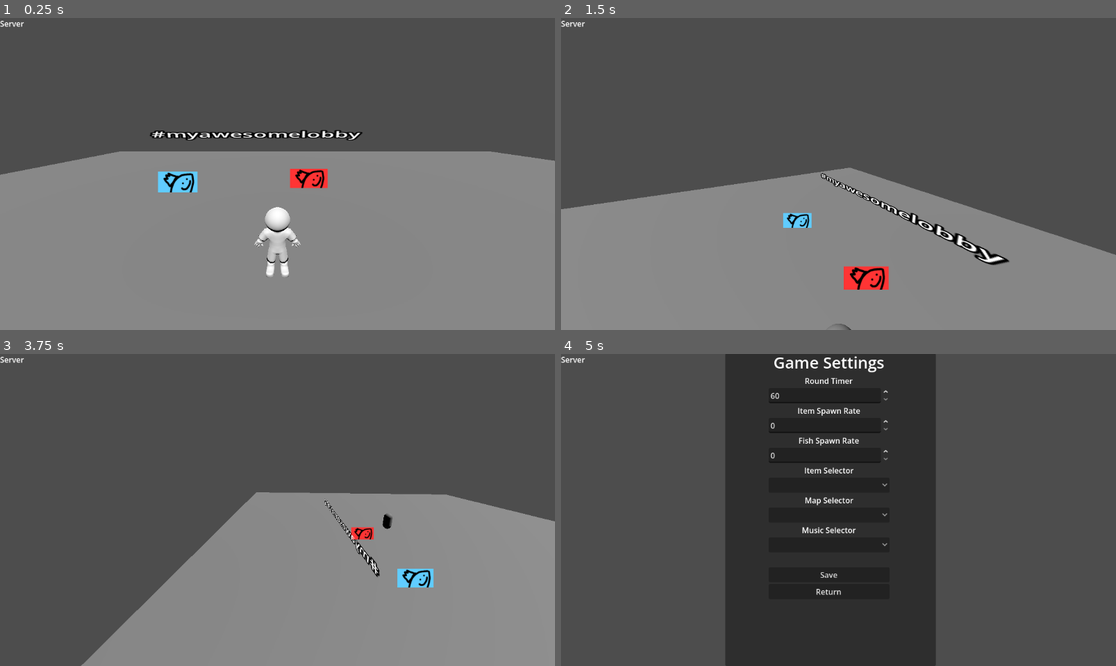
Above: before the commit, frames 1-4 (two rows, left to right).
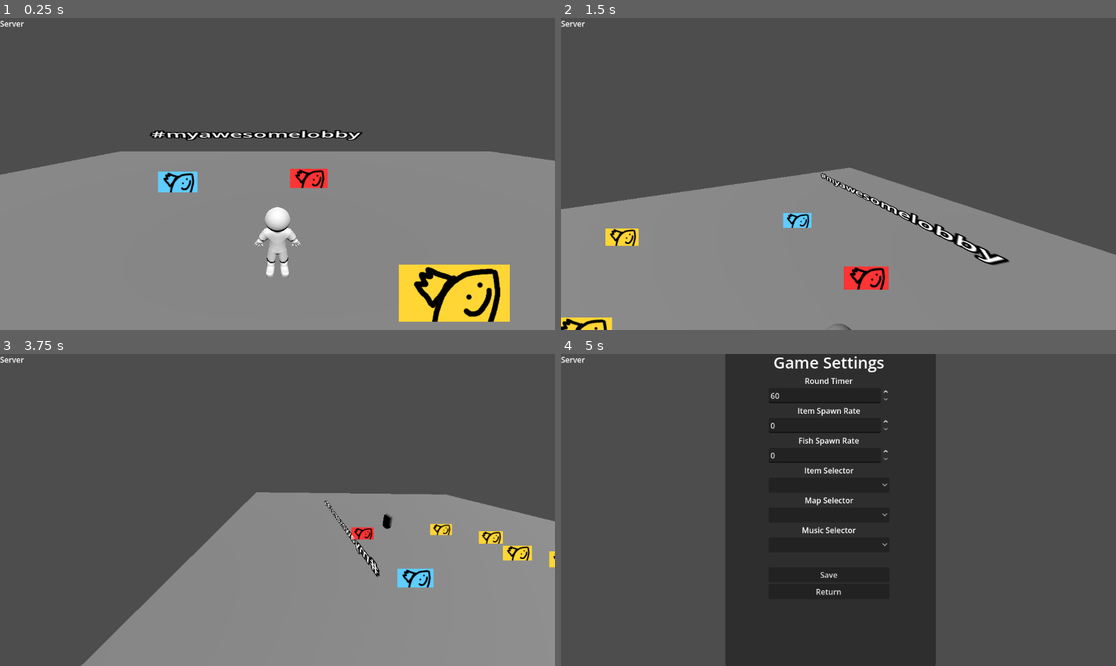
Above: after the commit, the same moments.

Repository: gmuGADIG/King-Fisher
Game: Godot game, scene res://world/lobby/lobby.tscn
Same seed, same stepped clock (60 frames per second), same inputs: the game is played once before the commit and once after it. This scene is started directly instead of the project's main scene.
Inputs (mouse positions are in pixels of both pictures, inside the frame that each line leads up to):
- Up to frame 1 (0.25 s): no input
- Up to frame 2 (1.5 s): tap Enter at 0.5 s; move the mouse to (866, 174) at 0.52 s; hold \ (print_players) 0.53-1.28 s; hold W (move_up) from 0.53 s (still down); click (866, 174) at 0.67 s; tap Space (jump) at 0.77 s; move the mouse to (810, 174) at 1.27 s; tap Tab (scoreboard) at 1.35 s
- Up to frame 3 (3.75 s): keep holding W (move_up); tap Space (jump) at 1.52, 3.02 s; move the mouse to (288, 503) at 2.02 s; hold Right mouse button (use_item) 2.03-2.78 s; move the mouse to (271, 516) at 2.77 s; tap Ctrl at 2.85 s; click (271, 516) at 2.92 s; move the mouse to (316, 513) at 3.52 s; hold \ (print_players) from 3.53 s (still down)
- Up to frame 4 (5 s): keep holding W (move_up); tap Space (jump) at 3.77, 4.52 s; tap Escape (Menu) at 4.15 s; move the mouse to (794, 506) at 4.27 s; release \ (print_players) at 4.28 s; tap Tab (scoreboard) at 4.35 s

The runs differ from the first frame. In frame 1, 3.7% of the frame differs, in the area x 71-92%, y 79-98%; in frame 2, 0.7%; in frame 3, 0.6%; in frame 4, nothing differs.

Commit message:
Started swingable item

Diff:
--- /dev/null
+++ b/items/swingable.gd
@@ -0,0 +1,25 @@
+class_name SwingableItem extends Item
+
+var spin: Tween
+var holder: Node3D
+
+func use():
+	if !is_held: Debug.log_err("Something is wrong")
+	else:
+		holder = get_parent_node_3d()
+		Debug.log("Swing swing swing")
+		area_entered.connect(effect_on_contact)
+		position += Vector3.FORWARD
+		spin = create_tween().set_parallel()
+		spin.tween_property(
+			holder.get_node("Body"), "rotation_degrees:y", 360, 0.4
+		).as_relative().set_ease(Tween.EASE_OUT)
+		# TODO: tween the item to spin around
+		spin.finished.connect(queue_free)
+
+## This function is connected to the item entering a body!p
+## If the item is held, and the body entered is not the holder,
+## do something to them. (Override this in a child class.)
+func effect_on_contact(body: Node3D):
+	if is_held and body.is_in_group("Player") and body != holder:
+		Debug.log("Doing something to %s!" % body.name)
--- /dev/null
+++ b/items/swingable_item.tscn
@@ -0,0 +1,11 @@
+[gd_scene format=3 uid="uid://bqg6ww6eapw01"]
+
+[ext_resource type="PackedScene" uid="uid://wxoi06uuc45h" path="res://items/item_base.tscn" id="1_4xhow"]
+[ext_resource type="Script" uid="uid://dh2nsdnui8o1c" path="res://items/swingable.gd" id="2_kt7ow"]
+
+[node name="Item" unique_id=1566519324 instance=ExtResource("1_4xhow")]
+script = ExtResource("2_kt7ow")
+item_name = "Swingable Item"
+
+[node name="Sprite3D" parent="." index="0" unique_id=525106753]
+modulate = Color(1, 0.84200007, 0.20999998, 1)
--- a/world/lobby/lobby.tscn
+++ b/world/lobby/lobby.tscn
@@ -4,6 +4,7 @@
 [ext_resource type="PackedScene" uid="uid://dsnep0jd62s78" path="res://items/item_test_1.tscn" id="2_7tkdc"]
 [ext_resource type="PackedScene" uid="uid://ck8obcgulgo8p" path="res://items/item_test_2.tscn" id="3_c06ik"]
 [ext_resource type="PackedScene" uid="uid://cw872lin7slft" path="res://ui/pause_menu/lobby_menu.tscn" id="4_c06ik"]
+[ext_resource type="PackedScene" uid="uid://bqg6ww6eapw01" path="res://items/swingable_item.tscn" id="5_vh6de"]
 
 [sub_resource type="PlaneMesh" id="PlaneMesh_7tkdc"]
 
@@ -18,8 +19,6 @@
 [node name="Item" parent="." index="4" unique_id=1674373162 instance=ExtResource("3_c06ik")]
 transform = Transform3D(1, 0, 0, 0, 1, 0, 0, 0, 1, 3.9393296, 0, -6.180363)
 
-[node name="PauseMenu" parent="." index="8" unique_id=1167419055 instance=ExtResource("4_c06ik")]
-visible = false
 [node name="RigidBody3D" type="RigidBody3D" parent="." index="6" unique_id=1793351237]
 collision_layer = 3
 collision_mask = 3
@@ -37,3 +36,21 @@
 [node name="Label3D" type="Label3D" parent="." index="7" unique_id=1976693241]
 transform = Transform3D(11.387628, 0, 0, 0, 4.2672796, 0, 0, 0, 1, 0, 3.3720021, -9.835437)
 text = "#myawesomelobby"
+
+[node name="PauseMenu" parent="." index="8" unique_id=1167419055 instance=ExtResource("4_c06ik")]
+visible = false
+
+[node name="Item2" parent="." index="9" unique_id=242474160 instance=ExtResource("5_vh6de")]
+transform = Transform3D(1, 0, 0, 0, 1, 0, 0, 0, 1, 0, 0, 5.9740233)
+
+[node name="Item3" parent="." index="10" unique_id=548522538 instance=ExtResource("5_vh6de")]
+transform = Transform3D(1, 0, 0, 0, 1, 0, 0, 0, 1, 5.8612943, 0, 3.4493604)
+
+[node name="Item4" parent="." index="11" unique_id=2059463082 instance=ExtResource("5_vh6de")]
+transform = Transform3D(1, 0, 0, 0, 1, 0, 0, 0, 1, -9.299644, 0, 7.0431266)
+
+[node name="Item5" parent="." index="12" unique_id=278243825 instance=ExtResource("5_vh6de")]
+transform = Transform3D(1, 0, 0, 0, 1, 0, 0, 0, 1, -0.97377586, 9.536743e-07, 8.647928)
+
+[node name="Item6" parent="." index="13" unique_id=457792357 instance=ExtResource("5_vh6de")]
+transform = Transform3D(1, 0, 0, 0, 1, 0, 0, 0, 1, 3.7029967, 9.536743e-07, 7.010046)
Not shown, added: items/swingable.gd.uid
